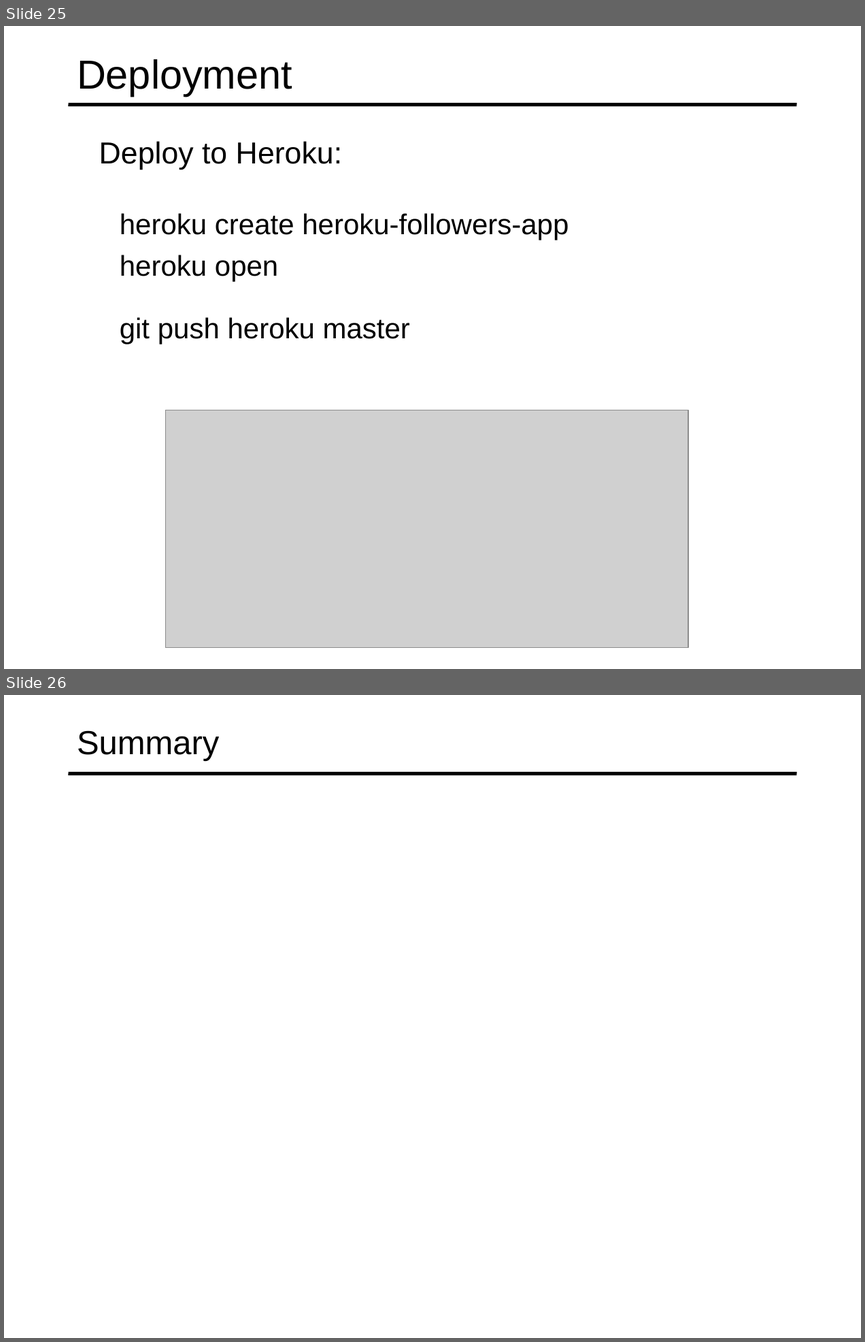
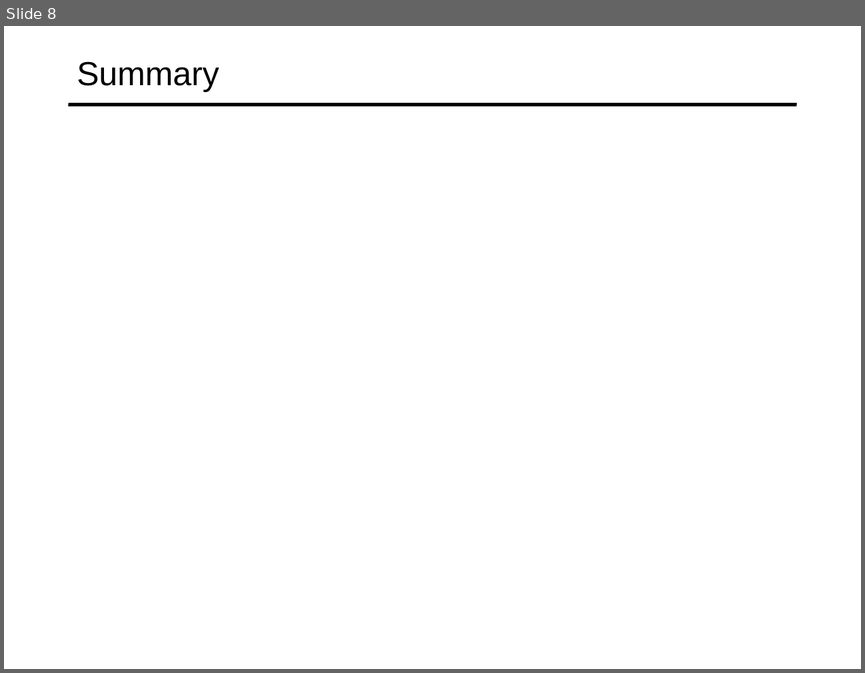
Before and after one commit to specter01wj/Jago_Link_Training, a slide deck: Angular/Angular7/Angular Advanced Course/Essentials/11.Building Real-time Server-less Apps with Firebase/L11_Building Real-time Server-less Apps with Firebase.ppt. Shown one above the other, each under a label of ours: slides 25 and 26 before the commit, slide 8 after it. The pictures are 865x1342 and 865x673 pixels, drawn with LibreOffice and Linux fonts; fonts in the diff are those of the drawing; grey boxes stand for pictures. Boxes give left, top, right and bottom in pixels: in the first picture for what was removed or moved away, otherwise in the second. Text is boxed around its words. In the diff, an @@ line names an element or a change of style, - is before the commit and + after.

```diff
--- a/Angular/Angular7/Angular Advanced Course/Essentials/11.Building Real-time Server-less Apps with Firebase/L11_Building Real-time Server-less Apps with Firebase.ppt
+++ b/Angular/Angular7/Angular Advanced Course/Essentials/11.Building Real-time Server-less Apps with Firebase/L11_Building Real-time Server-less Apps with Firebase.ppt
@@ slide 25 removed at box(4, 26, 861, 669), background #FFFFFF; not listed: 1 template element that a slide beside it also shows @@
@@ title removed at box(77, 59, 292, 95) @@
-Deployment
@@ text removed at box(99, 141, 342, 169) @@
-  Deploy to Heroku:
@@ text removed at box(120, 213, 568, 281) @@
-  heroku create heroku-followers-app
-  heroku open
@@ text removed at box(120, 317, 410, 344) @@
-  git push heroku master
@@ picture removed at box(165, 410, 687, 648) @@
@@ what was slide 26 is now slide 8 @@
```
Also in this commit, not shown: 1 slide changed, 1 slide added, 18 other slides removed.
